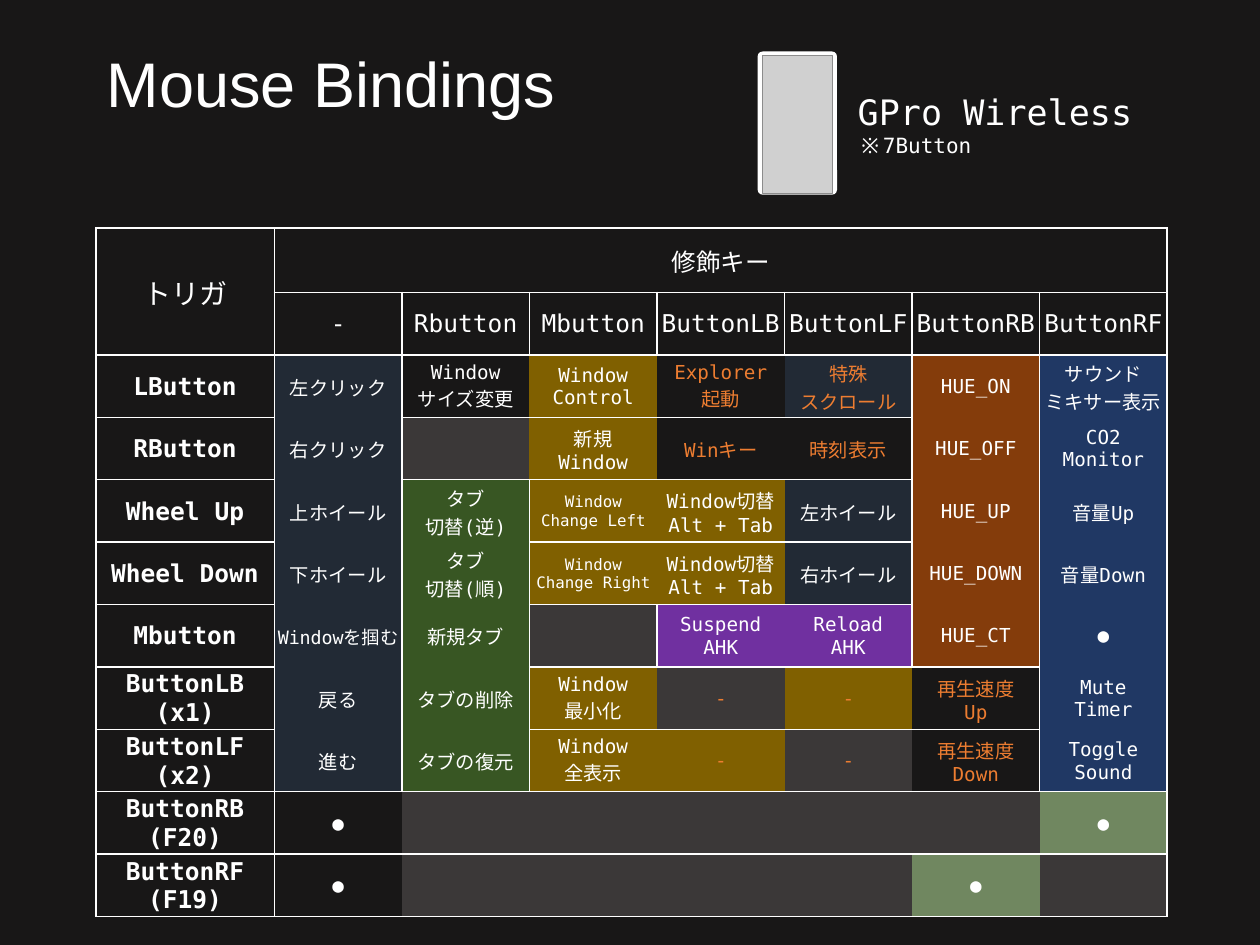
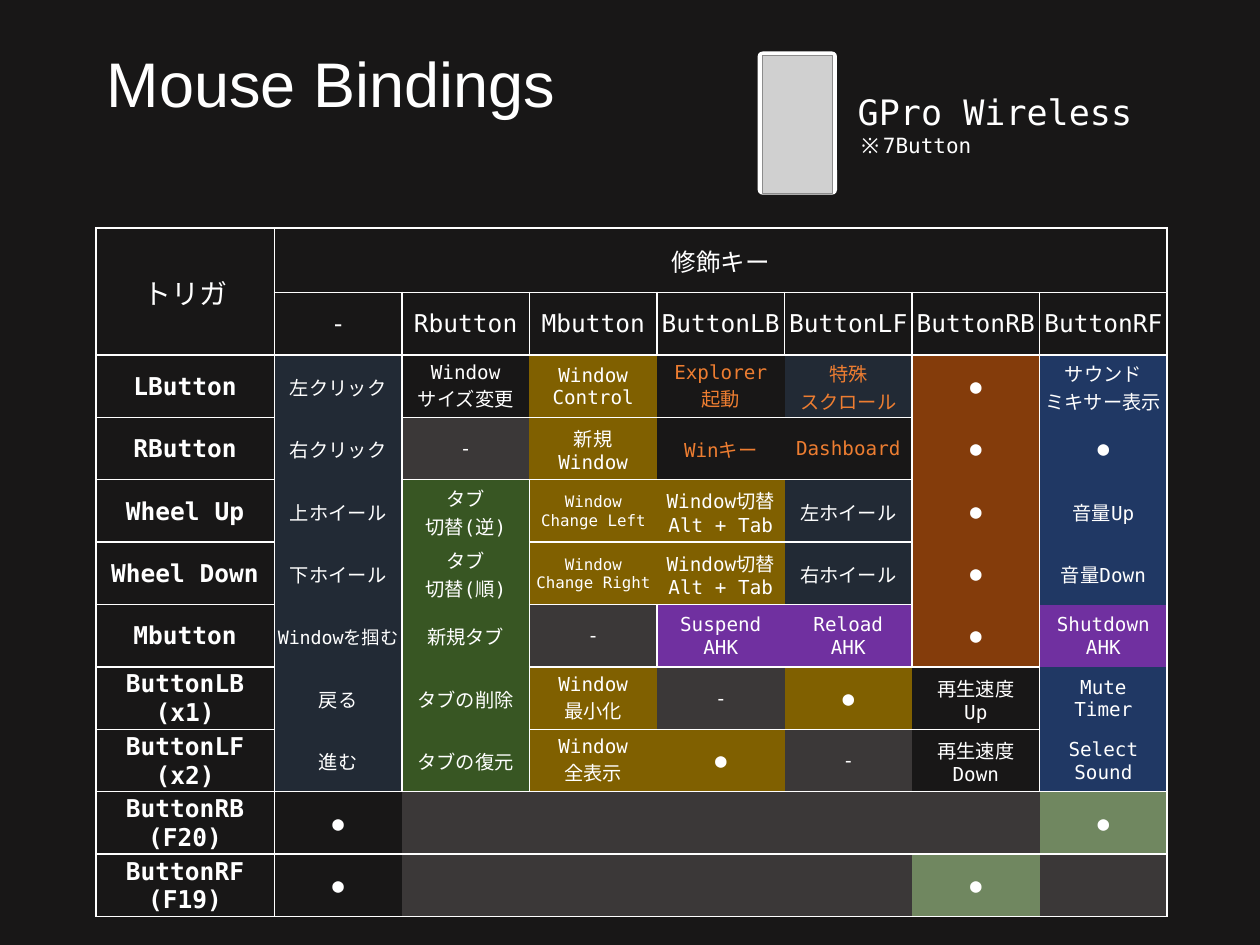
Before and after one commit to ittooo66/myAHKv2, a slide deck: slide 10 of MANUAL.pptx. Drawn at 1260x945 pixels with LibreOffice and Linux fonts; fonts in the diff are those of the drawing; grey boxes stand for pictures. Boxes give left, top, right and bottom in pixels: in the first picture for what was removed or moved away, otherwise in the second. Text is boxed around its words. In the diff, an @@ line names an element or a change of style, - is before the commit and + after.

```diff
--- a/MANUAL.pptx
+++ b/MANUAL.pptx
@@ table at (96, 228, 1165, 917) @@
-row 3, column 7: HUE_ON
+row 3, column 7: ●
-row 4: RButton | 右クリック |  | 新規 / Window | Winキー | 時刻表示 | HUE_OFF | CO2 / Monitor
+row 4: RButton | 右クリック | - | 新規 / Window | Winキー | Dashboard | ● | ●
-row 5, column 7: HUE_UP
+row 5, column 7: ●
-row 6, column 7: HUE_DOWN
+row 6, column 7: ●
-row 7: Mbutton | Windowを掴む | 新規タブ |  | Suspend / AHK | Reload / AHK | HUE_CT | ●
+row 7: Mbutton | Windowを掴む | 新規タブ | - | Suspend / AHK | Reload / AHK | ● | Shutdown / AHK
-row 8, column 6: -
+row 8, column 6: ●
-row 9, column 5: -
+row 9, column 5: ●
-row 9, column 8: Toggle / Sound
+row 9, column 8: Select / Sound
@@ fill #203864 to #7030A0 in row 7, column 8 @@
@@ text colour #ED7D31 to #FFFFFF in "-", "再生速度", "Up", "-" and 2 more places @@
```
Also in this commit, not shown: 1 other slide changed.
